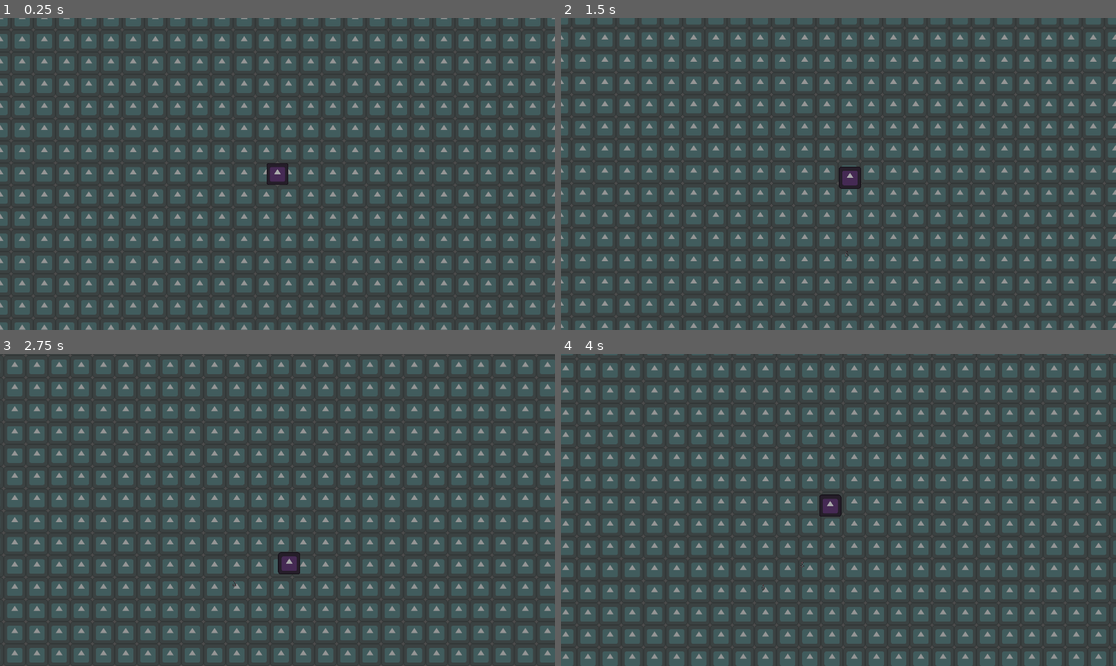
Above: before the commit, frames 1-4 (two rows, left to right).
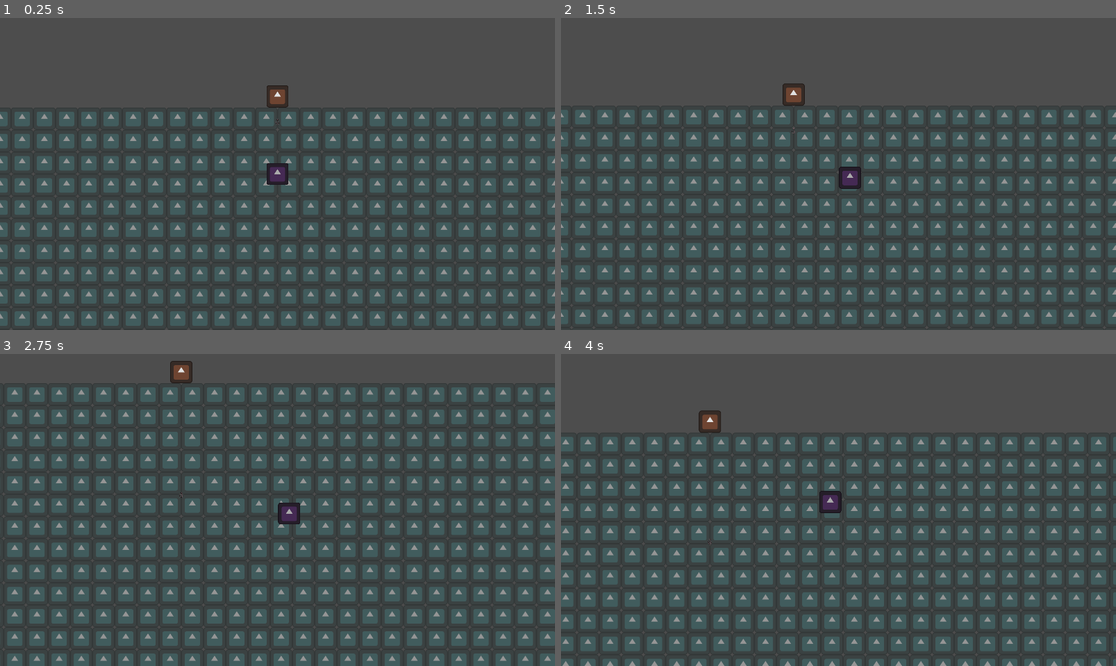
Above: after the commit, the same moments.

Repository: alfroids/tidal-storm
Game: Godot game, scene res://scenes/levels/main.tscn
Same seed, same stepped clock (60 frames per second), same inputs: the game is played once before the commit and once after it. This scene is started directly instead of the project's main scene. The engine's default icon, where the game draws it, is replaced by a stand-in: a white triangle on a blue panel in a dark square.
Inputs:
- Up to frame 1 (0.25 s): no input
- Up to frame 2 (1.5 s): tap Enter at 0.5 s; hold D (move_right) 0.53-1.28 s; hold S (move_down) from 1.28 s (still down)
- Up to frame 3 (2.75 s): release S (move_down) at 2.03 s; hold D (move_right) from 2.03 s (still down)
- Up to frame 4 (4 s): release D (move_right) at 2.78 s; hold W (move_up) 2.78-3.53 s; hold A (move_left) from 3.53 s (still down)

The runs differ from the first frame. In frame 1, 38% of the frame differs, in the area x 0-100%, y 0-100%; in frame 2, 37%; in frame 3, 37%; in frame 4, 39%.

Commit message:
Create Boat scene and Delete HookSpawner scene

Diff:
--- /dev/null
+++ b/scenes/boat/boat.gd
@@ -0,0 +1,18 @@
+extends Sprite2D
+
+
+@export var hook_scene: PackedScene
+@export_range(0.0, 2000.0, 10.0, "or_greater", "suffix:px") var max_depth: float = 1000.0
+
+@onready var hook_spawn: Marker2D = $HookSpawn as Marker2D
+
+
+func _ready() -> void:
+	launch_hook()
+
+
+func launch_hook() -> void:
+	var hook: Hook = hook_scene.instantiate() as Hook
+	hook.target_depth = max_depth * randf()
+	hook.pulled.connect(launch_hook)
+	hook_spawn.add_child(hook)
--- /dev/null
+++ b/scenes/boat/boat.tscn
@@ -0,0 +1,19 @@
+[gd_scene load_steps=6 format=3 uid="uid://cgnkemcb2towe"]
+
+[ext_resource type="Shader" uid="uid://clqjl3sufgdba" path="res://assets/shaders/recolor.tres" id="1_7yvaq"]
+[ext_resource type="Texture2D" uid="uid://dc2g5hdov4cvd" path="res://assets/icon.svg" id="2_ka30x"]
+[ext_resource type="Script" path="res://scenes/boat/boat.gd" id="3_u6p7u"]
+[ext_resource type="PackedScene" uid="uid://cf8a48cwri0kk" path="res://scenes/hook/hook.tscn" id="4_es6nh"]
+
+[sub_resource type="ShaderMaterial" id="ShaderMaterial_e7i5e"]
+shader = ExtResource("1_7yvaq")
+shader_parameter/NewColor = Color(0.882353, 0.341176, 0.105882, 1)
+
+[node name="Boat" type="Sprite2D"]
+material = SubResource("ShaderMaterial_e7i5e")
+texture = ExtResource("2_ka30x")
+script = ExtResource("3_u6p7u")
+hook_scene = ExtResource("4_es6nh")
+
+[node name="HookSpawn" type="Marker2D" parent="."]
+position = Vector2(0, 64)
--- a/scenes/fish/fish.tscn
+++ b/scenes/fish/fish.tscn
@@ -12,7 +12,7 @@
 size = Vector2(128, 128)
 
 [node name="Fish" type="CharacterBody2D"]
-collision_mask = 0
+collision_mask = 4
 motion_mode = 1
 script = ExtResource("1_qo50e")
 
--- a/scenes/hook-spawner/hook_spawner.gd
+++ /dev/null
@@ -1,19 +0,0 @@
-extends Path2D
-
-
-@export var hook_scene: PackedScene
-@export var max_depth: float = 600.0
-
-@onready var spawn_location: PathFollow2D = $SpawnLocation as PathFollow2D
-@onready var spawn_timer: Timer = $SpawnTimer as Timer
-
-
-func _on_spawn_timer_timeout() -> void:
-	spawn_location.progress_ratio = randf()
-
-	var hook: Hook = hook_scene.instantiate() as Hook
-	hook.global_position = spawn_location.global_position
-	hook.target_depth = max_depth * randf()
-	add_child(hook)
-
-	spawn_timer.start(randf_range(2.0, 6.0))
--- a/scenes/hook-spawner/hook_spawner.tscn
+++ /dev/null
@@ -1,18 +0,0 @@
-[gd_scene load_steps=3 format=3 uid="uid://ct43svhgq368s"]
-
-[ext_resource type="Script" path="res://scenes/hook-spawner/hook_spawner.gd" id="1_sc4in"]
-[ext_resource type="PackedScene" uid="uid://cf8a48cwri0kk" path="res://scenes/hook/hook.tscn" id="2_kwo5c"]
-
-[node name="HookSpawner" type="Path2D"]
-script = ExtResource("1_sc4in")
-hook_scene = ExtResource("2_kwo5c")
-
-[node name="SpawnLocation" type="PathFollow2D" parent="."]
-position = Vector2(-2560, 0)
-rotation = -0.00293254
-
-[node name="SpawnTimer" type="Timer" parent="."]
-one_shot = true
-autostart = true
-
-[connection signal="timeout" from="SpawnTimer" to="." method="_on_spawn_timer_timeout"]
--- a/scenes/hook/hook.gd
+++ b/scenes/hook/hook.gd
@@ -2,16 +2,35 @@
 extends Area2D
 
 
+signal pulled()
+
 const SPEED: float = 400.0
 
-var target_depth: float = 0.0
+var target_depth: float = 800.0
+
+@onready var pull_timer: Timer = $PullTimer as Timer
 
 
 func _ready() -> void:
 	var tween: Tween = get_tree().create_tween()
 	tween.tween_property(
 		self,
-		^"global_position",
-		Vector2(global_position.x, target_depth),
-		target_depth / SPEED
-	).set_trans(Tween.TRANS_SPRING).set_ease(Tween.EASE_OUT)
+		^"position",
+		target_depth * Vector2.DOWN,
+		target_depth / SPEED,
+	).set_trans(Tween.TRANS_BACK).set_ease(Tween.EASE_OUT)
+	tween.finished.connect(pull_timer.start)
+
+
+func _on_pull_timer_timeout() -> void:
+	var tween: Tween = get_tree().create_tween()
+	tween.tween_property(
+		self,
+		^"position",
+		Vector2.ZERO,
+		target_depth / SPEED,
+	).set_trans(Tween.TRANS_QUAD).set_ease(Tween.EASE_IN)
+	tween.finished.connect(func():
+		pulled.emit()
+		queue_free()
+	)
--- a/scenes/hook/hook.tscn
+++ b/scenes/hook/hook.tscn
@@ -24,3 +24,5 @@
 shape = SubResource("CircleShape2D_eythh")
 
 [node name="PullTimer" type="Timer" parent="."]
+
+[connection signal="timeout" from="PullTimer" to="." method="_on_pull_timer_timeout"]
--- a/scenes/levels/main.tscn
+++ b/scenes/levels/main.tscn
@@ -3,17 +3,14 @@
 [ext_resource type="Shader" uid="uid://clqjl3sufgdba" path="res://assets/shaders/recolor.tres" id="1_16qyo"]
 [ext_resource type="Texture2D" uid="uid://dc2g5hdov4cvd" path="res://assets/icon.svg" id="2_k0hvx"]
 [ext_resource type="PackedScene" uid="uid://bb21uipacresu" path="res://scenes/fish/fish.tscn" id="3_eg6kt"]
-[ext_resource type="PackedScene" uid="uid://ct43svhgq368s" path="res://scenes/hook-spawner/hook_spawner.tscn" id="4_cwdmd"]
+[ext_resource type="PackedScene" uid="uid://cgnkemcb2towe" path="res://scenes/boat/boat.tscn" id="4_bkai7"]
 
 [sub_resource type="ShaderMaterial" id="ShaderMaterial_e5g6v"]
 shader = ExtResource("1_16qyo")
 shader_parameter/NewColor = Color(0.137255, 0.854902, 0.894118, 0.478431)
 
-[sub_resource type="Curve2D" id="Curve2D_ourpr"]
-_data = {
-"points": PackedVector2Array(0, 0, 0, 0, -640, 0, 0, 0, 0, 0, 640, 0)
-}
-point_count = 2
+[sub_resource type="WorldBoundaryShape2D" id="WorldBoundaryShape2D_hixgo"]
+normal = Vector2(0, 1)
 
 [node name="Main" type="Node2D"]
 
@@ -24,21 +21,25 @@
 [node name="Sprite2D" type="Sprite2D" parent="Background"]
 texture_repeat = 2
 material = SubResource("ShaderMaterial_e5g6v")
+position = Vector2(0, 960)
 texture = ExtResource("2_k0hvx")
 region_enabled = true
 region_rect = Rect2(0, 0, 5120, 1920)
 
+[node name="SurfaceLayer" type="StaticBody2D" parent="."]
+collision_layer = 4
+collision_mask = 0
+
+[node name="CollisionShape2D" type="CollisionShape2D" parent="SurfaceLayer"]
+shape = SubResource("WorldBoundaryShape2D_hixgo")
+
 [node name="Fish" parent="." instance=ExtResource("3_eg6kt")]
+position = Vector2(0, 384)
 
 [node name="Camera2D" type="Camera2D" parent="Fish"]
 zoom = Vector2(0.6, 0.6)
 process_callback = 0
-limit_left = -2560
-limit_top = -960
-limit_right = 2560
-limit_bottom = 960
-limit_smoothed = true
 position_smoothing_enabled = true
 
-[node name="HookSpawner" parent="." instance=ExtResource("4_cwdmd")]
-curve = SubResource("Curve2D_ourpr")
+[node name="Boat" parent="." instance=ExtResource("4_bkai7")]
+position = Vector2(0, -64)
